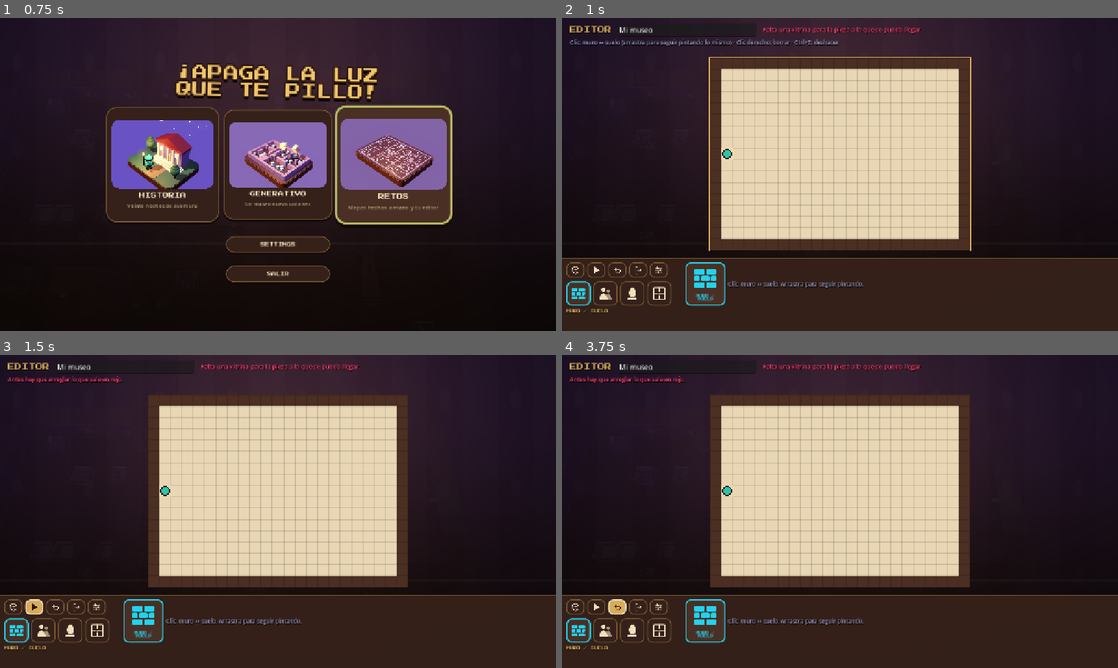
Above: before the commit, frames 1-4 (two rows, left to right).
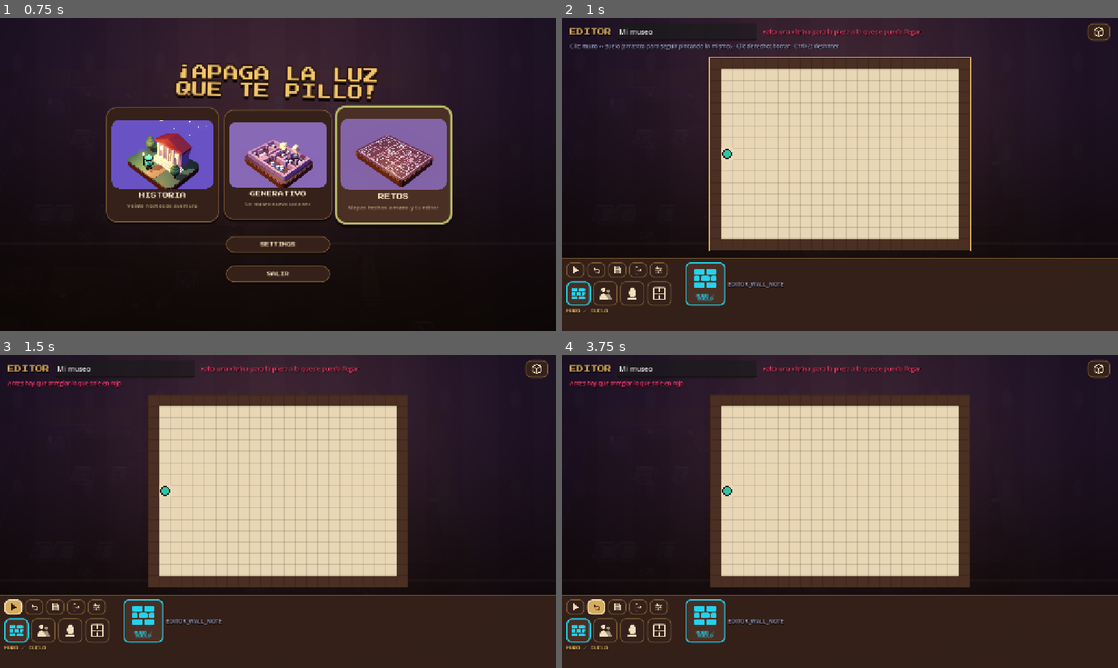
Above: after the commit, the same moments.

Repository: didelco/ladron
Game: Godot game, scene res://scenes/main.tscn
Two runs of this game, one before a commit and one after it. Both use one fixed random seed, a clock stepped at 60 frames per second and the inputs below.
Inputs (mouse positions are in pixels of both pictures, inside the frame that each line leads up to; where the layout moved, square brackets give the same spot in the first picture):
- Up to frame 1 (0.75 s): tap Enter (ui_accept) at 0.5 s; move the mouse to (400, 158) at 0.52 s; hold Right (ui_right) from 0.53 s (still down); tap C at 0.6 s; click (400, 158) at 0.67 s
- Up to frame 2 (1 s): keep holding Right (ui_right); tap Enter (ui_accept) at 0.77 s
- Up to frame 3 (1.5 s): release Right (ui_right) at 1.25 s; click (11, 608) [33, 608] at 1.25 s
- Up to frame 4 (3.75 s): click (573, 608) [595, 608] at 2 s; click (1101, 367) [573, 608] at 2.75 s; click (595, 608) [617, 608] at 3.5 s

Frame 1 is identical in both runs. In frame 2, 1.9% of the frame differs, in the area x 1-99%, y 1-87%; in frame 3, 1.7%; in frame 4, 1.8%.

Commit message:
Editor: guardar vuelve a los botones de la izquierda; el cambio 2D/3D, arriba a la derecha
Co-Authored-By: Claude Opus 5.5 (1M context) <noreply@anthropic.com>

Diff:
--- a/scenes/map_editor.gd
+++ b/scenes/map_editor.gd
@@ -7,14 +7,15 @@
 ## The plan (or the museum in 3D) fills the screen: the left button draws
 ## with the tool in hand, the right one rubs out (what stands on a tile
 ## first, then the tile, back to floor). Along the bottom, as in a building
-## game: a compact block at the left, what to do (the 3D view, play it,
-## undo, leave, the options — saving among them) over the four kinds of tool
+## game: a compact block at the left, what to do (play it, undo, save,
+## leave, the options) over the four kinds of tool
 ## (wall and floor, the characters, the objects, the rooms); and the rest of the
 ## bar the catalogue of the kind in hand — the objects with a row of tabs to
 ## show one theme or all; the options, the building's size and look, rolling
 ## a museum or clearing it, the difficulty, the guards and the heist (what
 ## is stolen and its tale). Over the plan, the name and what still stops it
-## being played.
+## being played, and in the top right corner the switch between the plan
+## and the museum in 3D.
 ##
 ## Keyboard and pad: Tab (or the arrows off the edge) between the plan and
 ## the buttons; on the plan the arrows move a cursor, Space or A draws,
@@ -296,6 +297,13 @@
 	_status = _label("", 14, Hud.C.alert, line)
 	_status.size_flags_horizontal = Control.SIZE_EXPAND_FILL
 	_status.size_flags_vertical = Control.SIZE_SHRINK_CENTER
+	# The plan or the museum in 3D: the switch in the top right corner.
+	_view_button = _button("", _toggle_3d, line, Hud.C.safe, false, "view3d")
+	_view_button.custom_minimum_size = Vector2(52, 40)
+	_view_button.size_flags_horizontal = Control.SIZE_SHRINK_END
+	_view_button.icon_alignment = HORIZONTAL_ALIGNMENT_CENTER
+	_view_button.add_theme_constant_override("icon_max_width", 26)
+	_view_button.tooltip_text = Text.t("EDITOR_PREVIEW")
 	_hint = _label("", 13, Hud.C.dim, top)
 	for l in [_status, _hint]:
 		l.autowrap_mode = TextServer.AUTOWRAP_WORD_SMART
@@ -324,9 +332,9 @@
 	var acts := HBoxContainer.new()
 	acts.add_theme_constant_override("separation", 6)
 	left.add_child(acts)
-	_view_button = _icon_button("view3d", "EDITOR_PREVIEW", _toggle_3d, acts, Hud.C.safe)
 	_icon_button("play", "EDITOR_PLAY", _ask_play, acts, Hud.C.green)
 	_icon_button("undo", "EDITOR_UNDO", _undo, acts, Hud.C.dim)
+	_icon_button("save", "EDITOR_SAVE", _save, acts, Hud.C.green)
 	_exit_button = _icon_button("exit", "EDITOR_EXIT", _leave, acts, Hud.C.dim)
 	var kinds := HBoxContainer.new()
 	kinds.add_theme_constant_override("separation", 6)
@@ -648,14 +656,12 @@
 	list.add_theme_constant_override("h_separation", 4)
 	list.add_theme_constant_override("v_separation", 4)
 	_catalogue.add_child(list)
-	for page in ["save"] + OPTION_PAGES:
-		var b := _button(Text.t("EDITOR_SAVE" if page == "save" else "EDITOR_PAGE_" + page.to_upper()), _save if page == "save" else _open_page.bind(page),
-			list, Hud.C.green if page == "save" else Hud.C.gold, false, "save" if page == "save" else OPTION_ICONS[page])
+	for page in OPTION_PAGES:
+		var b := _button(Text.t("EDITOR_PAGE_" + page.to_upper()), _open_page.bind(page), list, Hud.C.gold, false, OPTION_ICONS[page])
 		b.custom_minimum_size = Vector2(150, 30)
 		b.add_theme_constant_override("icon_max_width", 16)
 		b.add_theme_font_size_override("font_size", 8)
-		if page != "save":
-			b.set_meta("page", page)
+		b.set_meta("page", page)
 	_catalogue.add_child(VSeparator.new())
 	match option_page:
 		"size":
